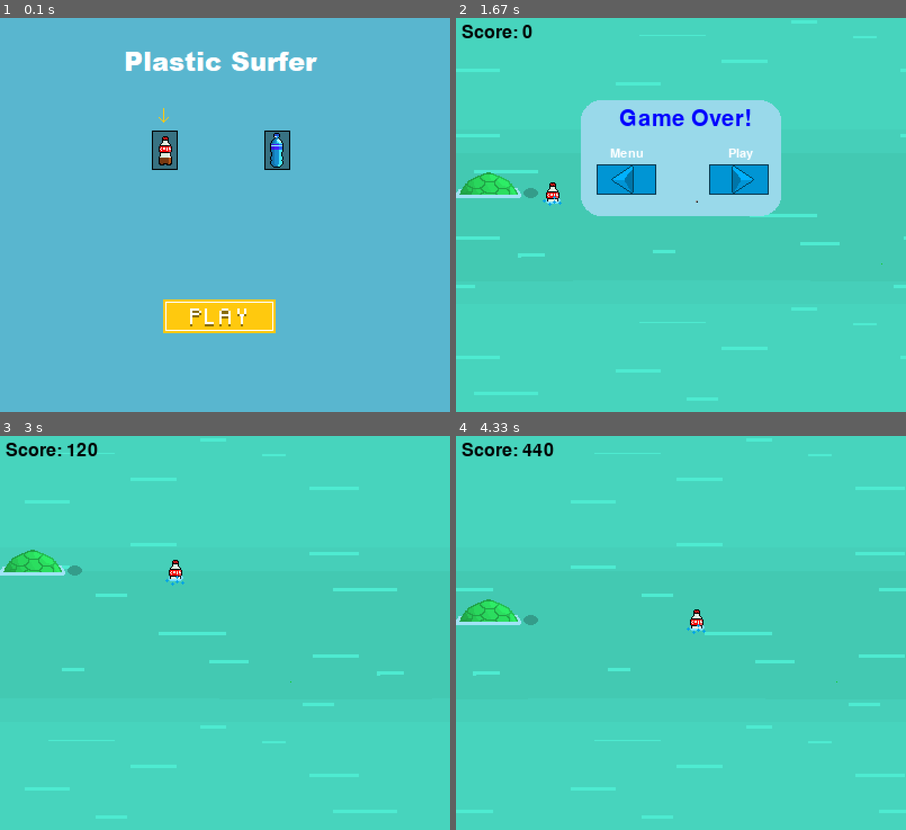
Above: before the commit, frames 1-4 (two rows, left to right).
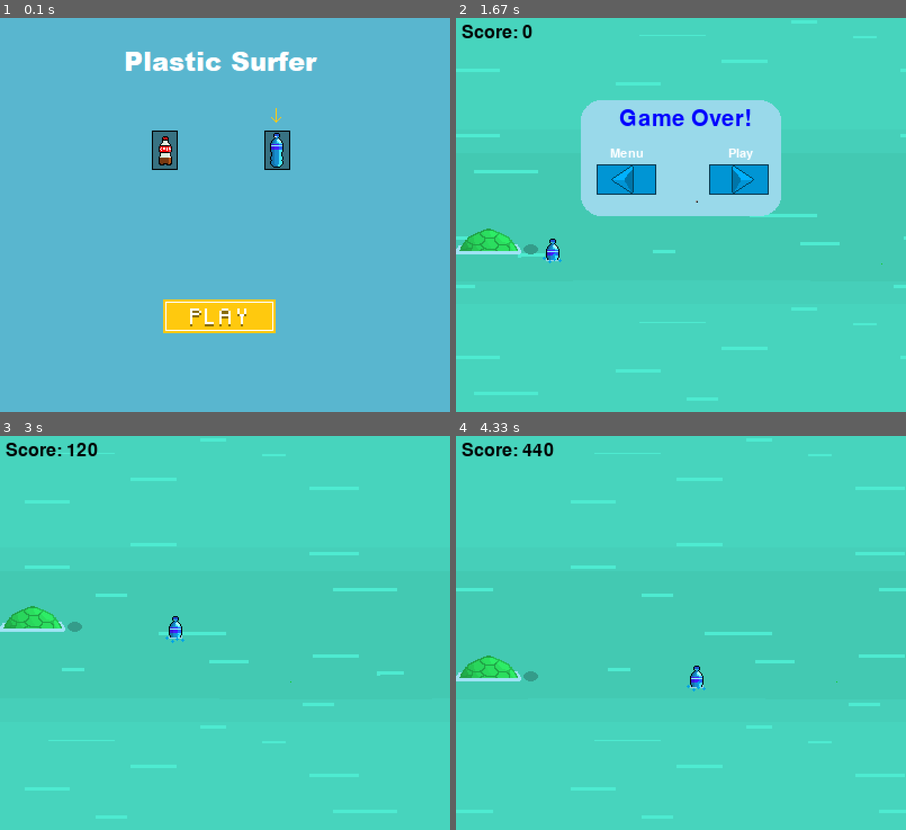
Above: after the commit, the same moments.

Repository: Kan5661/pygame-hackathon
Game: pygame game, started from main.py
Same seed, same stepped clock (60 frames per second), same inputs: the game is played once before the commit and once after it.
Inputs (mouse positions are in pixels of both pictures, inside the frame that each line leads up to):
- Up to frame 1 (0.1 s): no input
- Up to frame 2 (1.67 s): click (676, 317) at 0.38 s; hold A 0.67-1.2 s; hold S 1.23-1.53 s; hold A from 1.57 s (still down)
- Up to frame 3 (3 s): release A at 1.97 s; click (283, 597) at 2.45 s
- Up to frame 4 (4.33 s): hold D 3.07-3.7 s; hold S 3.73-4.1 s; hold A from 4.13 s (still down)

The runs differ from the first frame. In frame 1, less than 0.1% of the frame differs, in the area x 35-63%, y 22-27%; in frame 2, 1.7%; in frame 3, 1.7%, in the area x 0-41%, y 28-53%; in frame 4, 1.7%.

Commit message:
relocate sprite

Diff:
--- a/main.py
+++ b/main.py
@@ -43,9 +43,9 @@
 playBtn_rect, playBtn_rect.x, playBtn_rect.y = playBtn.get_rect(), 145, 250
 
 bottle1 = pygame.image.load('assets/bottle1.png')
-player = bottle1
+player = bottle2
 pygame.Surface.set_colorkey(bottle1, (255, 255, 255))  # set white rgb value to transparent
-player_rect, player_rect.x, player_rect.y = player.get_rect(), 150, 110
+player_rect, player_rect.x, player_rect.y = player.get_rect(), 150, 160
 
 turtle_seeking = pygame.image.load('assets/bottle_searching_turtle.png')
 turtle_found = pygame.image.load('assets/bottle_eaten_turtle.png')
@@ -269,12 +269,12 @@
                 pygame.mixer.music.stop()
                 pygame.mixer.music.unload()
                 turtle = turtle_seeking
-                player_rect.x, player_rect.y = 150, 110
+                player_rect.x, player_rect.y = 150, 160
                 GAME_SPEED = 4
                 boulder_rects = []
             if pause_play_rect.collidepoint((mouse_x_pos / 2, mouse_y_pos / 2)) and event.type == pygame.MOUSEBUTTONDOWN and G1PAUSE:
                 turtle = turtle_seeking
-                player_rect.x, player_rect.y = 150, 110
+                player_rect.x, player_rect.y = 150, 160
                 G1PAUSE = False
                 GAME_SPEED = 4
                 boulder_rects = []
